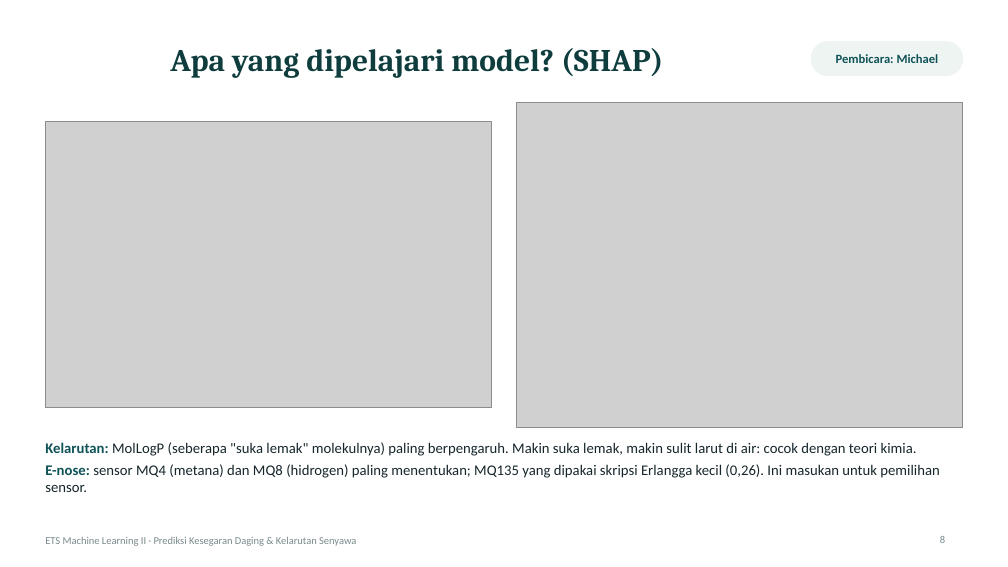
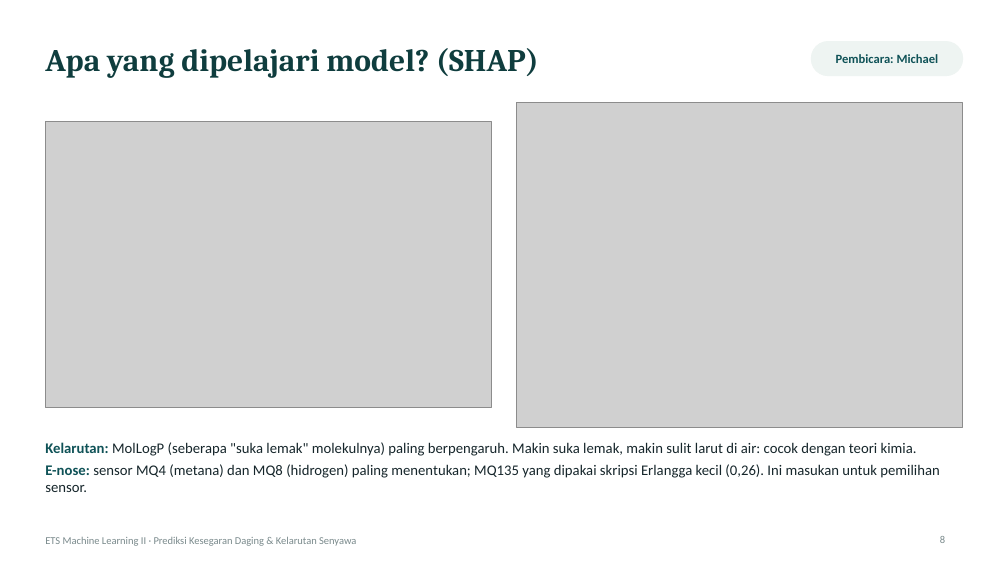
Before and after one commit to MuhammadErlanggaKurniawan/ets-ml2-kelompok, a slide deck: slide 8 of deck/ETS_ML2_Presentasi.pptx. Drawn at 1008x567 pixels with LibreOffice and Linux fonts; fonts in the diff are those of the drawing; grey boxes stand for pictures. Boxes give left, top, right and bottom in pixels: in the first picture for what was removed or moved away, otherwise in the second. Text is boxed around its words. In the diff, an @@ line names an element or a change of style, - is before the commit and + after.

Commit message:
fix(deck): left-aligned titles, title slide spacing and text fixes from Google Slides QA

```diff
--- a/deck/ETS_ML2_Presentasi.pptx
+++ b/deck/ETS_ML2_Presentasi.pptx
@@ title "Apa yang dipelajari model? (SHAP)" at [45,48,538,78]: alignment centre to left @@
```
Also in this commit, not shown: 12 other slides changed, 2 other files.
